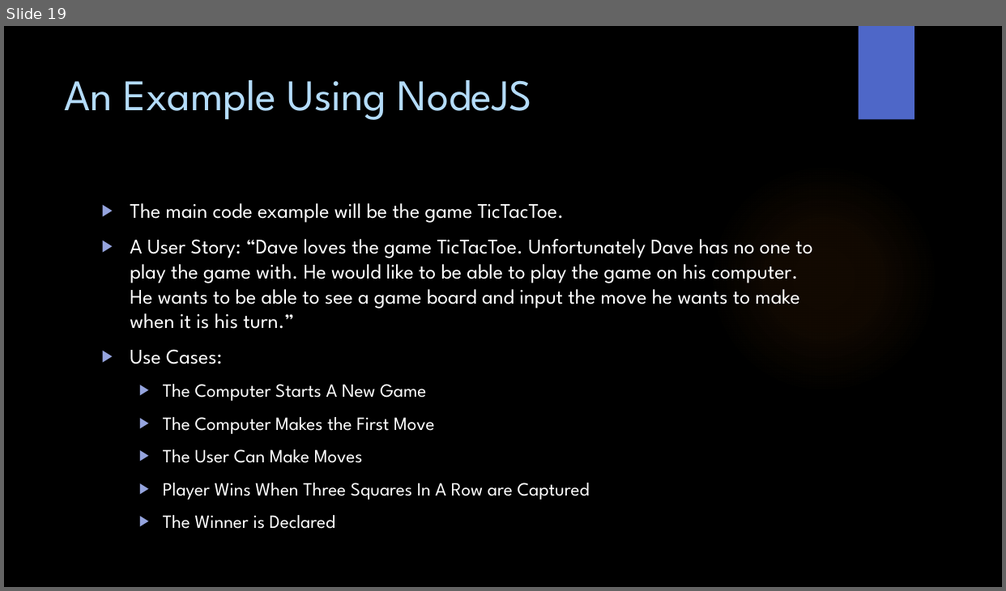
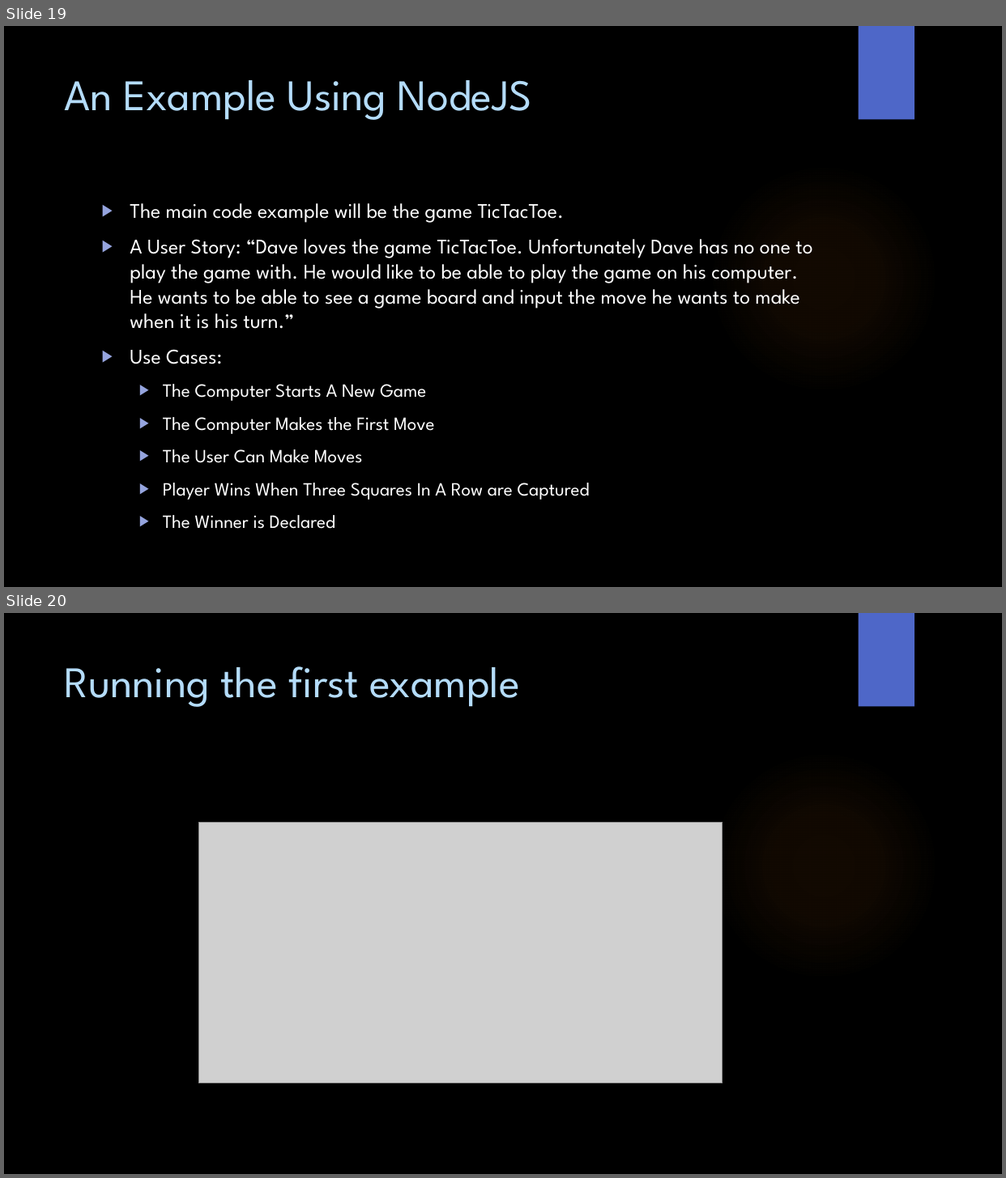
Before and after one commit to WitsSoftDev/SoftDev2016, a slide deck: Session 1/Softdev Session 1 2016.pptx. Shown one above the other, each under a label of ours: slide 19 before the commit, slides 19 and 20 after it. The pictures are 1006x591 and 1006x1178 pixels, drawn with LibreOffice and Linux fonts; fonts in the diff are those of the drawing; grey boxes stand for pictures; background and template pictures are left out. Boxes give left, top, right and bottom in pixels: in the first picture for what was removed or moved away, otherwise in the second. Text is boxed around its words. In the diff, an @@ line names an element or a change of style, - is before the commit and + after.

```diff
--- a/Session 1/Softdev Session 1 2016.pptx
+++ b/Session 1/Softdev Session 1 2016.pptx
@@ slide 20 added at <box>4,613,1002,1174</box>, background picture (left out); not listed: 2 template elements that a slide beside it also shows @@
@@ title added at <box>65,666,519,707</box>, 42 pt, text #B4DCFA @@
+Running the first example
@@ picture added at <box>198,822,722,1083</box> @@
```
Also in this commit, not shown: 1 other slide added, 2 other files.
